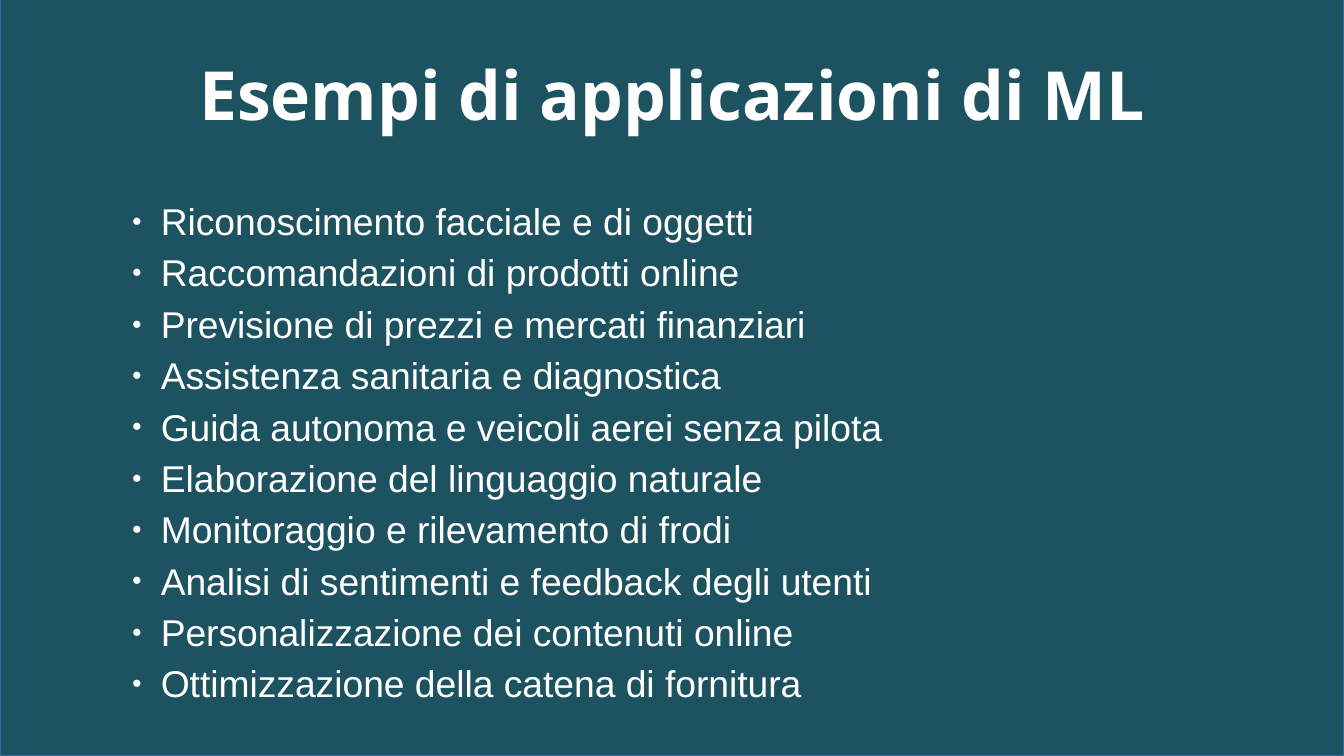
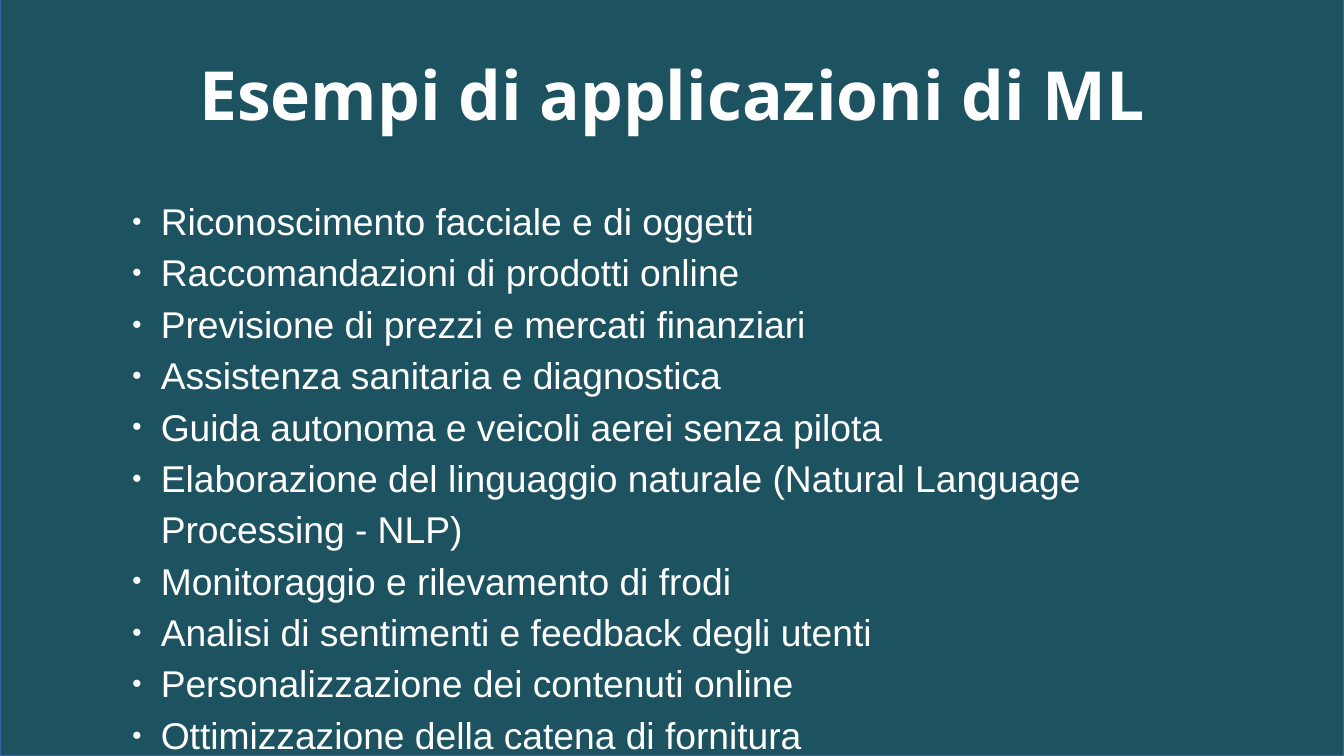
Before and after one commit to pal-dev-labs/Artificial-Intelligence-with-Python, a slide deck: slide 4 of presentazioni/AI-with-Python-lezione-8.odp. Drawn at 1344x756 pixels with LibreOffice and Linux fonts; fonts in the diff are those of the drawing; background and template pictures are left out; a plain dark background stands for a picture behind light text. Boxes give left, top, right and bottom in pixels: in the first picture for what was removed or moved away, otherwise in the second. Text is boxed around its words. In the diff, an @@ line names an element or a change of style, - is before the commit and + after.

```diff
--- a/presentazioni/AI-with-Python-lezione-8.odp
+++ b/presentazioni/AI-with-Python-lezione-8.odp
@@ text at (161, 465, 1080, 551): text changed @@
-● Elaborazione del linguaggio naturale
+● Elaborazione del linguaggio naturale (Natural Language Processing - NLP)
```
Also in this commit, not shown: 4 other slides changed, 4 slides added, 2 other files.
